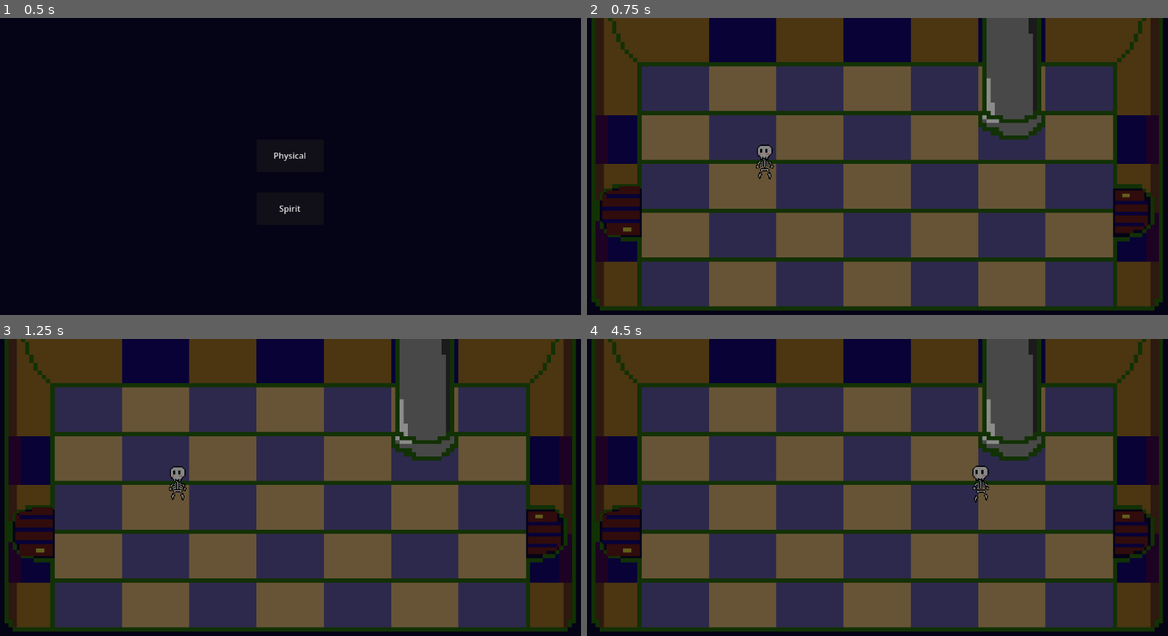
Above: before the commit, frames 1-4 (two rows, left to right).
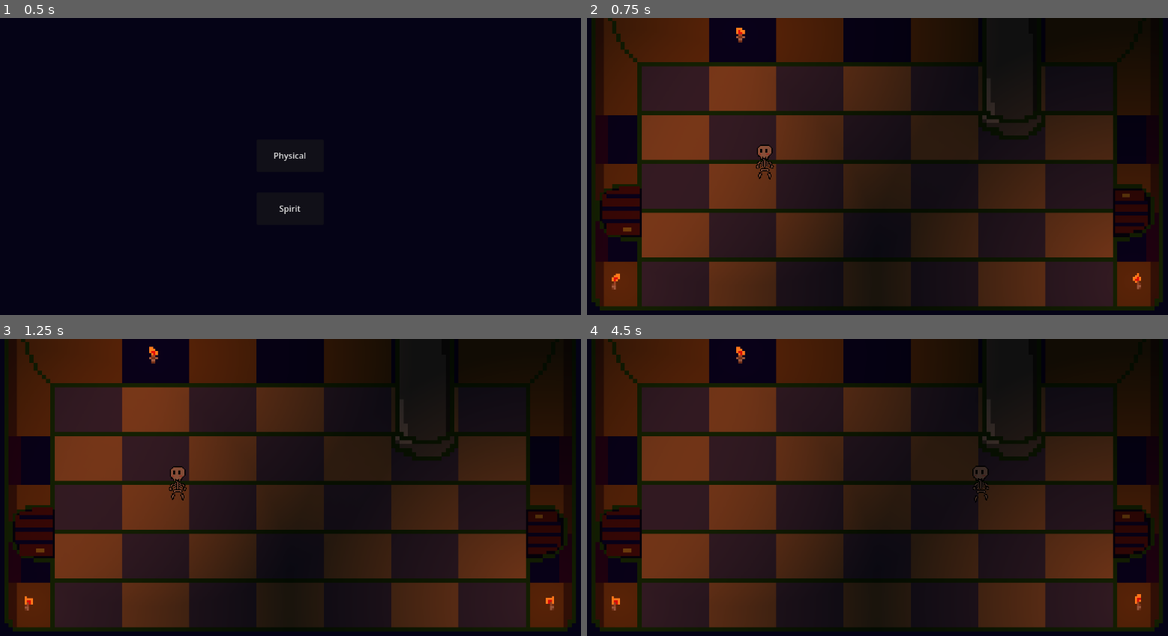
Above: after the commit, the same moments.

Repository: FlorianLesieur/UniJamTeam2Coop
Game: Godot game, scene res://Scenes/App.tscn
Two runs of this game, one before a commit and one after it. Both use one fixed random seed, a clock stepped at 60 frames per second and the inputs below. Sound files missing from this copy of the repository are replaced by a short silence.
Inputs (mouse positions are in pixels of both pictures, inside the frame that each line leads up to):
- Up to frame 1 (0.5 s): no input
- Up to frame 2 (0.75 s): click "Physical" at 0.5 s
- Up to frame 3 (1.25 s): no input
- Up to frame 4 (4.5 s): tap Enter at 1.25, 4.25 s; move the mouse to (1005, 490) at 1.27 s; hold Right (Right) 1.28-2 s; tap F (Interact) at 1.35 s; click (1005, 490) at 1.42 s; drag from (755, 523) to (592, 535) at 2.02 s; tap Space at 2.75 s; move the mouse to (935, 434) at 2.77 s; hold Right (Right) 2.78-3.5 s; hold Z 2.78-3.5 s; drag from (848, 573) to (1167, 535) at 3.52 s; move the mouse to (1057, 558) at 4.27 s; hold Left (Left) from 4.28 s (still down); hold Q from 4.28 s (still down)

Frame 1 is identical in both runs. In frame 2, 82% of the frame differs, in the area x 0-100%, y 0-99%; in frame 3, 82%; in frame 4, 83%.

Commit message:
Torches 1 & 2

Diff:
--- a/Scenes/Physique/Game.tscn
+++ b/Scenes/Physique/Game.tscn
@@ -18,6 +18,7 @@
 
 [node name="Room3" parent="." unique_id=1612407685 instance=ExtResource("4_cao1l")]
 position = Vector2(2700, 0)
+DefaultLit = false
 
 [node name="Camera2D" type="Camera2D" parent="." unique_id=1326329655]
 position = Vector2(583, 384)
--- a/Scenes/Physique/Room/Room1.tscn
+++ b/Scenes/Physique/Room/Room1.tscn
@@ -8,6 +8,7 @@
 [ext_resource type="PackedScene" uid="uid://eq7c1uflbcm4" path="res://Scenes/Physique/PhysiqueButton.tscn" id="5_rqtq1"]
 [ext_resource type="Script" uid="uid://muly5r3qj768" path="res://Scenes/Physique/buttonDoor.gd" id="6_lwdc6"]
 [ext_resource type="PackedScene" uid="uid://c6giwdf6cqlbg" path="res://Scenes/Physique/Room/Pillar.tscn" id="8_iclru"]
+[ext_resource type="PackedScene" uid="uid://qxxew0mca61x" path="res://Scenes/Physique/Torche.tscn" id="9_44s5g"]
 
 [node name="Room1" type="Node2D" unique_id=784714343]
 script = ExtResource("1_iclru")
@@ -36,4 +37,21 @@
 [node name="StaticBody2D" parent="." unique_id=1283371670 instance=ExtResource("8_iclru")]
 position = Vector2(833, 207)
 
+[node name="Torches" type="Node2D" parent="." unique_id=1382234796]
+
+[node name="Torche" parent="Torches" unique_id=1524118317 instance=ExtResource("9_44s5g")]
+position = Vector2(316, 33)
+side = "nord"
+
+[node name="Torche2" parent="Torches" unique_id=282735302 instance=ExtResource("9_44s5g")]
+position = Vector2(1062, 518)
+side = "est"
+
+[node name="Torche3" parent="Torches" unique_id=1732740191 instance=ExtResource("9_44s5g")]
+position = Vector2(87, 519)
+side = "ouest"
+
+[node name="CanvasModulate" type="CanvasModulate" parent="." unique_id=957130336]
+color = Color(0.22670749, 0.22670749, 0.22670746, 1)
+
 [connection signal="pressed" from="Room/buttonDoor" to="Room" method="OpenDoor"]
--- a/Scenes/Physique/Room/Room2.tscn
+++ b/Scenes/Physique/Room/Room2.tscn
@@ -8,6 +8,7 @@
 [ext_resource type="Script" uid="uid://bem444tuqmrpl" path="res://Scripts/Physique/PhysiqueButtonRoom2.gd" id="7_x1sat"]
 [ext_resource type="PackedScene" uid="uid://c6giwdf6cqlbg" path="res://Scenes/Physique/Room/Pillar.tscn" id="8_nmxnj"]
 [ext_resource type="PackedScene" uid="uid://udhu5q21v1mb" path="res://Scenes/Physique/Room/TileMap.tscn" id="8_s1xa5"]
+[ext_resource type="PackedScene" uid="uid://qxxew0mca61x" path="res://Scenes/Physique/Torche.tscn" id="9_nmxnj"]
 
 [node name="Room2" type="Node2D" unique_id=1518577394]
 script = ExtResource("1_1q34m")
@@ -43,5 +44,22 @@
 [node name="Pillar" parent="Pillars" unique_id=554011806 instance=ExtResource("8_nmxnj")]
 position = Vector2(706, 494)
 
+[node name="Torches" type="Node2D" parent="." unique_id=2110739139]
+
+[node name="Torche" parent="Torches" unique_id=1524118317 instance=ExtResource("9_nmxnj")]
+position = Vector2(446, 13)
+side = "nord"
+
+[node name="Torche2" parent="Torches" unique_id=2008601843 instance=ExtResource("9_nmxnj")]
+position = Vector2(827, 562)
+side = "sud"
+
+[node name="Torche3" parent="Torches" unique_id=1143355776 instance=ExtResource("9_nmxnj")]
+position = Vector2(374, 278)
+side = "ouest"
+
+[node name="CanvasModulate" type="CanvasModulate" parent="." unique_id=961346946]
+color = Color(0.22670749, 0.22670749, 0.22670746, 1)
+
 [connection signal="pressed" from="Room/PhysiqueButton" to="Room" method="GetButton"]
 [connection signal="timeout" from="Room/PhysiqueButton/Timer" to="Room/PhysiqueButton" method="_on_timeout"]
--- a/Scenes/Physique/Torche.tscn
+++ b/Scenes/Physique/Torche.tscn
@@ -152,4 +152,5 @@
 
 [node name="source" type="PointLight2D" parent="." unique_id=2070177626]
 color = Color(0.6627451, 0.3019608, 0.16078432, 1)
+energy = 2.0
 texture = ExtResource("2_u30so")
--- a/Scripts/Physique/Room/Room.gd
+++ b/Scripts/Physique/Room/Room.gd
@@ -7,7 +7,7 @@
 signal retour
 signal sorti
 
-@export var isOnDefaultLit = true
+
 
 func _on_entree_body_entered(body: Node2D) -> void:
 	print("entrer")
--- a/Scripts/Physique/Room/SupportRoom.gd
+++ b/Scripts/Physique/Room/SupportRoom.gd
@@ -3,6 +3,8 @@
 
 @onready var room : Room = $Room
 
+@onready var torches : Node2D = $Torches
+@export var DefaultLit = true
 
 signal sorti
 signal retour
@@ -21,7 +23,7 @@
 	return room.middle.position + position
 
 func allumer() -> void :
-	room.allumer()
+	torches.show()
 
 func eteindre() -> void :
-	room.eteindre()
+	torches.hide()
--- a/Scripts/Physique/Torche.gd
+++ b/Scripts/Physique/Torche.gd
@@ -17,10 +17,10 @@
 
 	var source_level = source.energy
 
-	if source_level < 0.4 :
+	if source_level < 1.4 :
 		source_level += 0.05
 
-	elif source_level > 0.6 :
+	elif source_level > 1.6 :
 		source_level -= 0.05
 
 	else :
--- a/Scripts/game.gd
+++ b/Scripts/game.gd
@@ -22,7 +22,7 @@
 
 	emplacement -= 1
 	print(emplacement)
-	rooms[emplacement-1].eteindre()
+	CheckLightRoom()
 	player.position = rooms[emplacement-1].getExit()
 	camera.position = rooms[emplacement-1].getMiddle()
 
@@ -33,6 +33,13 @@
 
 	emplacement += 1
 	print(emplacement)
-	rooms[emplacement-1].allumer()
+	CheckLightRoom()
 	player.position = rooms[emplacement-1].getEntry()
 	camera.position = rooms[emplacement-1].getMiddle()
+
+
+func CheckLightRoom() -> void :
+	if isOnDefaultLit == rooms[emplacement-1].DefaultLit :
+		rooms[emplacement-1].allumer()
+	else :
+		rooms[emplacement-1].eteindre()
